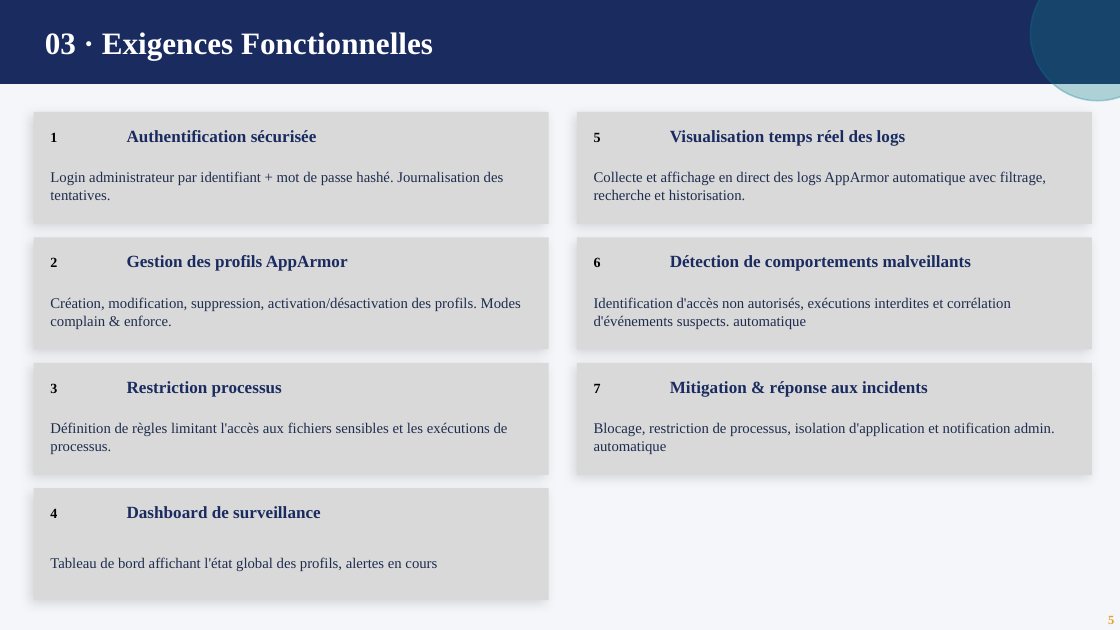
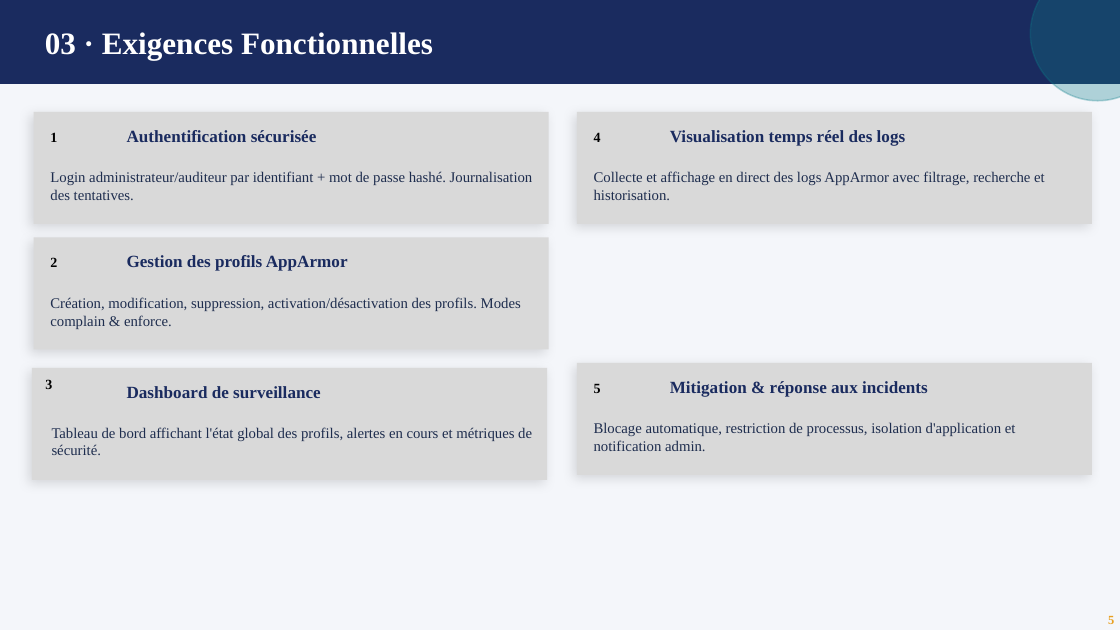
Before and after one commit to OpenSecureFoundation/Web-AppArmor-Manager, a slide deck: slide 5 of Dossier_Analyse_AppArmor.pptx. Drawn at 1120x630 pixels with LibreOffice and Linux fonts; fonts in the diff are those of the drawing. Boxes give left, top, right and bottom in pixels: in the first picture for what was removed or moved away, otherwise in the second. Text is boxed around its words. In the diff, an @@ line names an element or a change of style, - is before the commit and + after.

```diff
--- a/Dossier_Analyse_AppArmor.pptx
+++ b/Dossier_Analyse_AppArmor.pptx
@@ text at (x1=594, y1=132, x2=601, y2=142): text changed @@
-5
+4
@@ text at (x1=50, y1=171, x2=533, y2=200): text changed @@
-Login administrateur par identifiant + mot de passe hashé. Journalisation des tentatives.
+Login administrateur/auditeur par identifiant + mot de passe hashé. Journalisation des tentatives.
@@ text at (x1=594, y1=171, x2=1045, y2=200): text changed @@
-Collecte et affichage en direct des logs AppArmor automatique avec filtrage, recherche et historisation.
+Collecte et affichage en direct des logs AppArmor avec filtrage, recherche et historisation.
@@ rectangle removed at (x1=577, y1=237, x2=1092, y2=349) @@
@@ text removed at (x1=594, y1=257, x2=601, y2=267) @@
-6
@@ text removed at (x1=670, y1=255, x2=971, y2=271) @@
-Détection de comportements malveillants
@@ text removed at (x1=594, y1=297, x2=1011, y2=329) @@
-Identification d'accès non autorisés, exécutions interdites et corrélation d'événements suspects. automatique
@@ rectangle moved from (x1=34, y1=488, x2=549, y2=600) to (x1=31, y1=367, x2=547, y2=479) @@
@@ rectangle removed at (x1=34, y1=363, x2=549, y2=475) @@
@@ text "3" moved from (x1=50, y1=383, x2=57, y2=393) to (x1=45, y1=379, x2=52, y2=389) @@
@@ text "Dashboard de surveillance" moved from (x1=127, y1=506, x2=321, y2=518) to (x1=127, y1=386, x2=321, y2=398) @@
@@ text removed at (x1=127, y1=381, x2=282, y2=397) @@
-Restriction processus
@@ text at (x1=594, y1=383, x2=601, y2=393): text changed @@
-7
+5
@@ text removed at (x1=50, y1=422, x2=508, y2=454) @@
-Définition de règles limitant l'accès aux fichiers sensibles et les exécutions de processus.
@@ text at (x1=52, y1=427, x2=532, y2=455): text changed @@
-Tableau de bord affichant l'état global des profils, alertes en cours
+Tableau de bord affichant l'état global des profils, alertes en cours et métriques de sécurité.
@@ text at (x1=594, y1=422, x2=1016, y2=451): text changed @@
-Blocage, restriction de processus, isolation d'application et notification admin. automatique
+Blocage automatique, restriction de processus, isolation d'application et notification admin.
@@ text removed at (x1=50, y1=508, x2=57, y2=518) @@
-4
```
Also in this commit, not shown: 8 other slides changed, 2 slides added, 13 slides removed, 1 other file.
